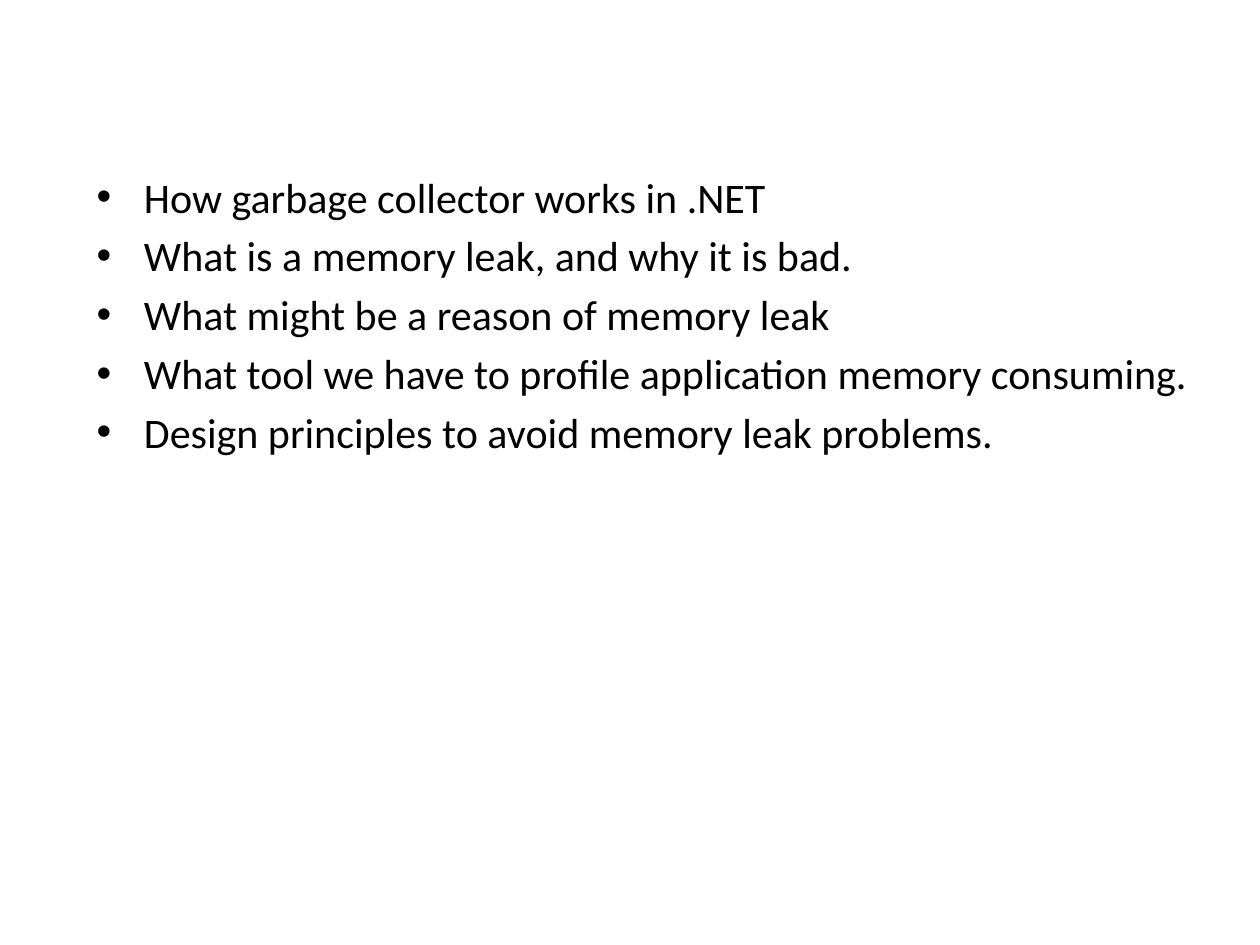
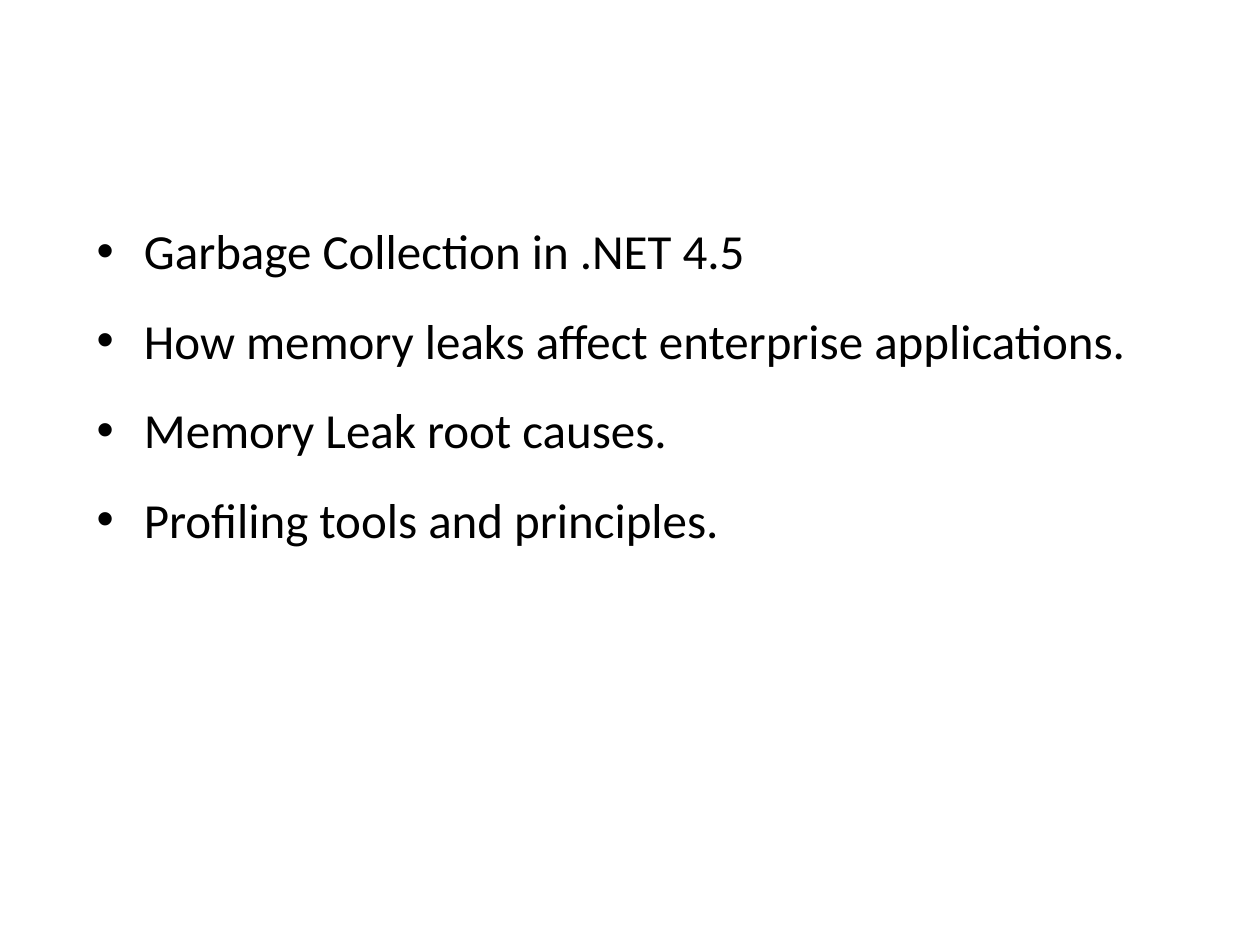
Before and after one commit to yuriyshapovalov/slides, a slide deck: slide 2 of ppt/Garbage Collection and Memory Leak Avoidance in .NET.pptx. Drawn at 1260x945 pixels with LibreOffice and Linux fonts; fonts in the diff are those of the drawing; background and template pictures are left out. Boxes give left, top, right and bottom in pixels: in the first picture for what was removed or moved away, otherwise in the second. Text is boxed around its words. In the diff, an @@ line names an element or a change of style, - is before the commit and + after.

Commit message:
Updated Memory Laek Avoidance slides

```diff
--- a/ppt/Garbage Collection and Memory Leak Avoidance in .NET.pptx
+++ b/ppt/Garbage Collection and Memory Leak Avoidance in .NET.pptx
@@ text at (x1=144, y1=235, x2=1125, y2=547): text changed; size 24 to 28 pt @@
-• How garbage collector works in .NET
-• What is a memory leak, and why it is bad.
-• What might be a reason of memory leak
-• What tool we have to profile application memory consuming.
-• Design principles to avoid memory leak problems.
+• Garbage Collection in .NET 4.5
+• How memory leaks affect enterprise applications.
+• Memory Leak root causes.
+• Profiling tools and principles.
```
Also in this commit, not shown: 1 other slide changed, 8 slides added, 1 slide removed.
